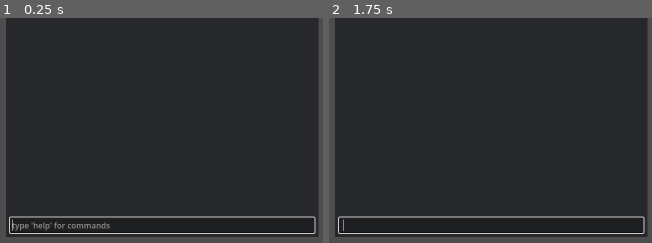
Above: before the commit, frames 1-2 (left to right).
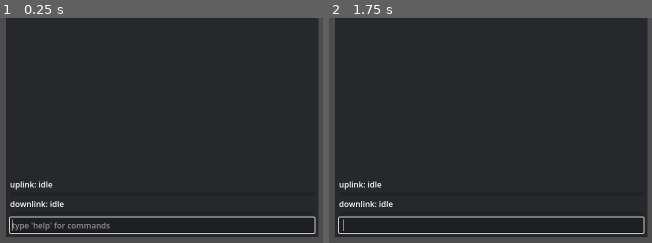
Above: after the commit, the same moments.

Repository: mvbrock/accretionism
Game: Godot game, scene res://scenes/main.tscn
The game is run twice, just before and just after one commit, with the same random seed, the same clock (stepped at 60 frames per second) and the same inputs.
Inputs (mouse positions are % of the whole screen's width and height, from its top left):
- Up to frame 1 (0.25 s): no input
- Up to frame 2 (1.75 s): tap Enter at 0.5, 0.6, 1.35 s; move the mouse to (89, 45) at 0.52 s; hold Up 0.53-1.28 s; click (89, 45) at 0.67 s; tap Space at 0.77, 1.25, 1.52 s; move the mouse to (37, 55) at 1.27 s; hold Down from 1.28 s (still down)
The pictures show only the part of the screen within x 0-50%, y 50-100%; the shares and areas given below are measured in that part.

The runs differ from the first frame. In frame 1, 0.5% of the frame differs, in the area x 3-20%, y 72-84%; in frame 2, 0.5%.

Commit message:
console: two bars under the scrollback show a command going up to the ship and its reply coming back
Co-Authored-By: Claude Opus 5.5 <noreply@anthropic.com>

Diff:
--- a/prototypes/console/scripts/ui/console.gd
+++ b/prototypes/console/scripts/ui/console.gd
@@ -1,6 +1,6 @@
 class_name Console
 extends VBoxContainer
-## The command line: scrollback above one input line. Up and down recall
+## The command line: scrollback, the link's progress bars, then one input line. Up and down recall
 ## earlier lines.
 
 signal line_submitted(line: String)
@@ -9,6 +9,7 @@
 
 var input: LineEdit
 var scrollback: RichTextLabel
+var link_status: LinkStatus
 
 var _history: Array[String] = []
 ## Index into _history while recalling; _history.size() means a fresh line.
@@ -22,6 +23,8 @@
 	scrollback.custom_minimum_size = Vector2(0, 90)
 	scrollback.size_flags_vertical = Control.SIZE_EXPAND_FILL
 	add_child(scrollback)
+	link_status = LinkStatus.new()
+	add_child(link_status)
 	input = LineEdit.new()
 	input.keep_editing_on_text_submit = true
 	input.placeholder_text = "type 'help' for commands"
--- /dev/null
+++ b/prototypes/console/scripts/ui/link_status.gd
@@ -0,0 +1,58 @@
+class_name LinkStatus
+extends VBoxContainer
+## Two labelled bars showing a command's progress: the uplink as it travels to the
+## ship, the downlink as the reply travels back. Both read idle when nothing is in flight.
+
+const BAR_HEIGHT_PX := 8
+
+var uplink_label: Label
+var uplink_bar: ProgressBar
+var downlink_label: Label
+var downlink_bar: ProgressBar
+
+
+func _init() -> void:
+	uplink_label = _add_label()
+	uplink_bar = _add_bar()
+	downlink_label = _add_label()
+	downlink_bar = _add_bar()
+
+
+func show_link(link: ShipLink) -> void:
+	var line := link.line()
+	uplink_label.text = uplink_text(link.uplink_active(), link.downlink_active(), line, link.uplink_left_s())
+	downlink_label.text = downlink_text(link.uplink_active(), link.downlink_active(), line, link.downlink_left_s())
+	uplink_bar.value = link.uplink_fraction()
+	downlink_bar.value = link.downlink_fraction()
+
+
+static func uplink_text(uplink_active: bool, downlink_active: bool, line: String, left_s: float) -> String:
+	if uplink_active:
+		return "uplink: %s — %s left" % [line, Units.duration_text(left_s)]
+	if downlink_active:
+		return "uplink: %s — sent" % line
+	return "uplink: idle"
+
+
+static func downlink_text(uplink_active: bool, downlink_active: bool, line: String, left_s: float) -> String:
+	if downlink_active:
+		return "downlink: %s — %s left" % [line, Units.duration_text(left_s)]
+	if uplink_active:
+		return "downlink: waiting"
+	return "downlink: idle"
+
+
+func _add_label() -> Label:
+	var label := Label.new()
+	add_child(label)
+	return label
+
+
+func _add_bar() -> ProgressBar:
+	var bar := ProgressBar.new()
+	bar.min_value = 0.0
+	bar.max_value = 1.0
+	bar.show_percentage = false
+	bar.custom_minimum_size = Vector2(0, BAR_HEIGHT_PX)
+	add_child(bar)
+	return bar
--- a/prototypes/console/scripts/ui/main.gd
+++ b/prototypes/console/scripts/ui/main.gd
@@ -96,6 +96,7 @@
 ## overlay covers the panels. Fault: the panels stay as they were, marked stale.
 ## Disconnected: no dashboard, only NO SHIP CONNECTED.
 func refresh() -> void:
+	console.link_status.show_link(link)
 	no_ship_label.visible = ship == null
 	if ship == null:
 		overlay.visible = false
--- /dev/null
+++ b/prototypes/console/tests/test_link_status.gd
@@ -0,0 +1,17 @@
+extends TestCase
+
+
+func test_idle_texts() -> void:
+	assert_true(LinkStatus.uplink_text(false, false, "", 0.0) == "uplink: idle", "uplink")
+	assert_true(LinkStatus.downlink_text(false, false, "", 0.0) == "downlink: idle", "downlink")
+
+
+func test_uplink_text_counts_down() -> void:
+	var text := LinkStatus.uplink_text(true, false, "door open hatch", 192.0)
+	assert_true(text == "uplink: door open hatch — 3:12 left", "got '%s'" % text)
+	assert_true(LinkStatus.downlink_text(false, true, "door open hatch", 192.0) == "downlink: door open hatch — 3:12 left", "downlink")
+
+
+func test_the_waiting_and_sent_states() -> void:
+	assert_true(LinkStatus.downlink_text(true, false, "x", 5.0) == "downlink: waiting", "waiting while sending")
+	assert_true(LinkStatus.uplink_text(false, true, "door open hatch", 5.0) == "uplink: door open hatch — sent", "sent while answering")
--- a/prototypes/console/tests/test_main_scene.gd
+++ b/prototypes/console/tests/test_main_scene.gd
@@ -496,3 +496,41 @@
 	var main := _main_with_broken_data()
 	assert_true(not main.is_processing(), "the frame loop is off")
 	main._input(_key(KEY_SPACE))
+
+
+func _status(main: Main) -> LinkStatus:
+	return main.console.link_status
+
+
+func test_link_bars_are_idle_when_disconnected_and_when_nothing_is_in_flight() -> void:
+	var main := _disconnected_main()
+	assert_true(_status(main).uplink_label.text == "uplink: idle", "got '%s'" % _status(main).uplink_label.text)
+	assert_true(_status(main).downlink_label.text == "downlink: idle", "got '%s'" % _status(main).downlink_label.text)
+	assert_true(_status(main).uplink_bar.value == 0.0 and _status(main).downlink_bar.value == 0.0, "both empty")
+	assert_true(_status(main).visible, "shown while disconnected")
+	_send(main, "ships connect kestrel")
+	assert_true(_status(main).uplink_label.text == "uplink: idle", "idle when connected too")
+
+
+func test_link_bars_follow_the_uplink_then_the_downlink() -> void:
+	var main := _main()
+	main.ship.transmission_s = 100.0
+	main.clock.paused = false
+	main.console.line_submitted.emit("door open hatch")
+	main._process(0.0)
+	assert_true(_status(main).uplink_label.text == "uplink: door open hatch — 1:40 left", "got '%s'" % _status(main).uplink_label.text)
+	assert_true(_status(main).downlink_label.text == "downlink: waiting", "got '%s'" % _status(main).downlink_label.text)
+	main._process(25.0)
+	assert_true(absf(_status(main).uplink_bar.value - 0.25) < 0.001, "uplink a quarter done, got %s" % _status(main).uplink_bar.value)
+	assert_true(_status(main).uplink_label.text == "uplink: door open hatch — 1:15 left", "got '%s'" % _status(main).uplink_label.text)
+	assert_true(_status(main).downlink_bar.value == 0.0, "downlink not started")
+	main._process(75.0)
+	assert_true(_status(main).uplink_bar.value == 1.0, "uplink stays full")
+	assert_true(_status(main).uplink_label.text == "uplink: door open hatch — sent", "got '%s'" % _status(main).uplink_label.text)
+	assert_true(_status(main).downlink_label.text == "downlink: door open hatch — 1:40 left", "got '%s'" % _status(main).downlink_label.text)
+	main._process(50.0)
+	assert_true(absf(_status(main).downlink_bar.value - 0.5) < 0.001, "downlink half done, got %s" % _status(main).downlink_bar.value)
+	main._process(50.0)
+	assert_true(_status(main).uplink_label.text == "uplink: idle", "idle after the reply")
+	assert_true(_status(main).downlink_label.text == "downlink: idle", "idle after the reply")
+	assert_true(_status(main).uplink_bar.value == 0.0, "bars empty again")
Not shown, added: prototypes/console/scripts/ui/link_status.gd.uid
Not shown, added: prototypes/console/tests/test_link_status.gd.uid
Not shown, changed: prototypes/console/docs/design.md
